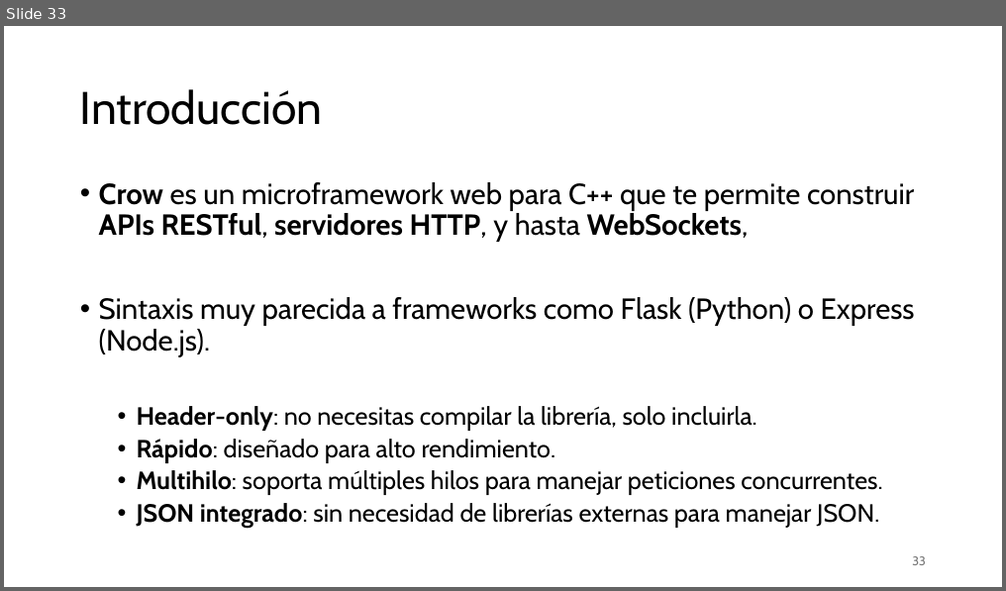
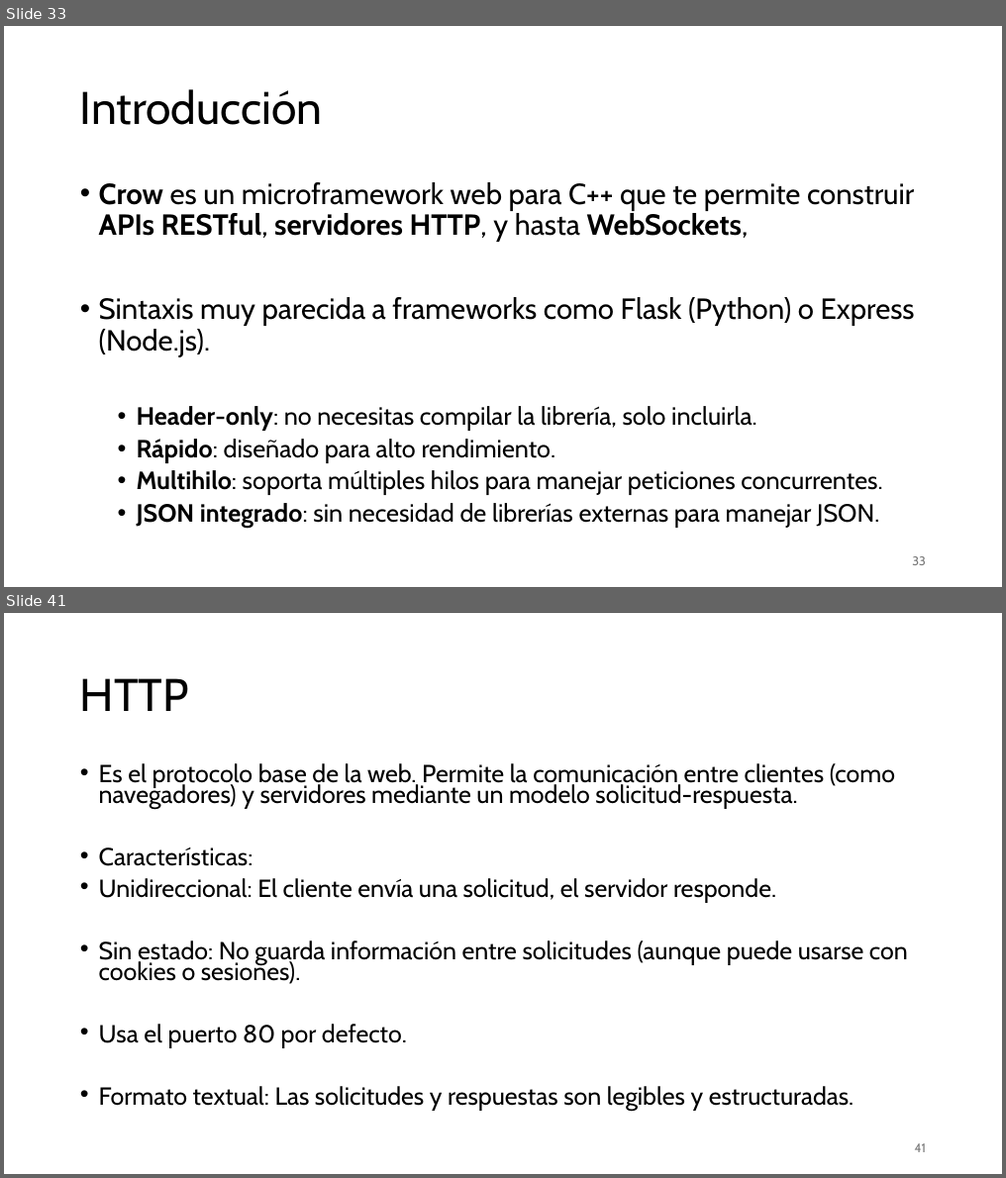
Before and after one commit to aldebarran22/CURSO_CPP_SERVICIOS_30H, a slide deck: doc/2_Creacion_API_RESTfull_C++.pptx. Shown one above the other, each under a label of ours: slide 33 before the commit, slides 33 and 41 after it; the slides between them are not shown. The pictures are 1006x591 and 1006x1178 pixels, drawn with LibreOffice and Linux fonts; fonts in the diff are those of the drawing. Boxes give left, top, right and bottom in pixels: in the first picture for what was removed or moved away, otherwise in the second. Text is boxed around its words. In the diff, an @@ line names an element or a change of style, - is before the commit and + after.

```diff
--- a/doc/2_Creacion_API_RESTfull_C++.pptx
+++ b/doc/2_Creacion_API_RESTfull_C++.pptx
@@ slide 41 added at (4, 613, 1002, 1174), background #FFFFFF @@
@@ title added at (80, 678, 189, 711), 44 pt, text #000000 @@
+HTTP
@@ text added at (99, 763, 908, 1110), 23.8 pt, text #000000 @@
+• Es el protocolo base de la web. Permite la comunicación entre clientes (como navegadores) y servidores mediante un modelo solicitud-respuesta.
+• Características:
+• Unidireccional: El cliente envía una solicitud, el servidor responde.
+• Sin estado: No guarda información entre solicitudes (aunque puede usarse con cookies o sesiones).
+• Usa el puerto 80 por defecto.
+• Formato textual: Las solicitudes y respuestas son legibles y estructuradas.
@@ page number added at (915, 1144, 926, 1153), 12 pt, text #797979 @@
+41
```
Also in this commit, not shown: 6 slides changed, 15 other slides added, 10 other files.
